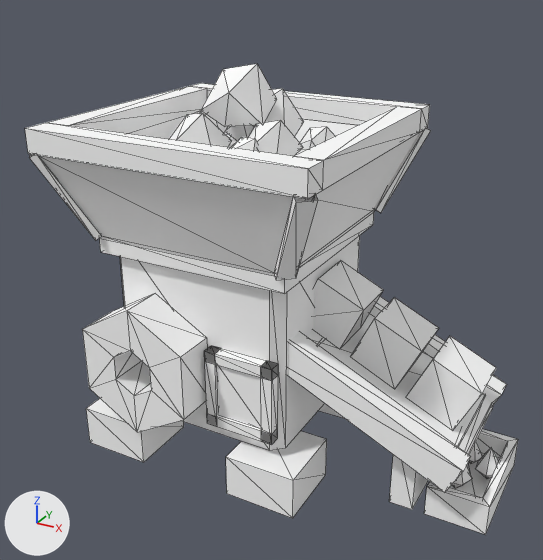
A saved change to the glTF model minescat-lowpoly/models/glb/Bld_Reworker.glb.
Both versions are drawn from a 50 mm camera at (2.08, -4.13, 3.36) aimed at (-0.18, -0.01, 1.3). The lights are fixed; the arrows at lower left show +X, +Y and +Z. The picture after the commit comes second. Mesh edges are drawn as thin lines. Vertices at exactly the same position are counted once.

Objects in the first picture: 'Bld_Reworker_Body', 'Bld_Reworker_Cube_0', 'Bld_Reworker_Cube_1', 'Bld_Reworker_Cube_2', 'Bld_Reworker_Gem_0', 'Bld_Reworker_Gem_1', 'Bld_Reworker_Gem_2', 'Bld_Reworker_Glow', 'Bld_Reworker_Heap', 'Bld_Reworker_Nut'.
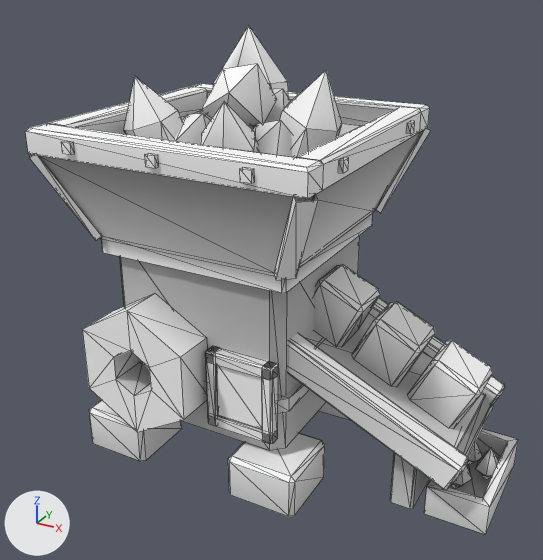
Pixel boxes (x1, y1, x2, y2) of what changed, in the pictures (543 x 560 px):
'Bld_Reworker_Body', recoloured, reshaped (darker, 13% taller): before (25, 83, 518, 535); after (25, 25, 518, 535)
'Bld_Reworker_Heap', recoloured: (173, 64, 292, 156) in both
'Bld_Reworker_Cube_2', recoloured, reshaped (6% shorter): before (406, 336, 496, 431); after (408, 340, 493, 429)
'Bld_Reworker_Cube_1', recoloured, reshaped (7% narrower, 6% shorter): before (350, 297, 439, 389); after (352, 301, 435, 387)
'Bld_Reworker_Cube_0', recoloured, reshaped (darker): before (314, 261, 384, 349); after (314, 264, 380, 347)
'Bld_Reworker_Gem_1', recoloured: (475, 448, 498, 479) in both
'Bld_Reworker_Gem_0', recoloured (darker): (452, 466, 472, 488) in both
'Bld_Reworker_Gem_2', recoloured (darker): (468, 443, 482, 464) in both
part 1 of me_bld_reworker_body_001, rebuilt: before (86, 399, 184, 462); after (89, 400, 182, 461)
part 2 of me_bld_reworker_body_001, rebuilt: before (369, 296, 507, 407); after (369, 297, 505, 405)
part 3 of me_bld_reworker_body_001, rebuilt: before (226, 431, 327, 518); after (228, 433, 325, 517)
part 4 of me_bld_reworker_body_001, rebuilt: before (99, 212, 374, 294); after (102, 213, 373, 293)
part 5 of me_bld_reworker_body_001, rebuilt (mostly hidden): before (319, 404, 344, 418); after (319, 402, 350, 420)
part 6 of me_bld_reworker_body_001, rebuilt: before (389, 455, 428, 509); after (390, 453, 429, 509)
part 7 of me_bld_reworker_body_001, rebuilt: before (288, 332, 471, 493); after (288, 333, 468, 489)
part 8 of me_bld_reworker_body_001, built on: before (25, 83, 430, 199); after (25, 25, 430, 199)
part 9 of me_bld_reworker_body_001, reshaped: before (204, 346, 278, 445); after (140, 346, 310, 444)

The change, as a diff of the scene's bpy script:
```diff
--- a/minescat-lowpoly/models/glb/Bld_Reworker.glb.py
+++ b/minescat-lowpoly/models/glb/Bld_Reworker.glb.py
@@ mat_m_palette @@
 n0 = _N.new('ShaderNodeBsdfPrincipled'); n0.name = 'Principled BSDF'
-n0.inputs[0].default_value = (1.0, 1.0, 1.0, 1.0)  # 'Base Color', white #ffffff
 n0.inputs[2].default_value = 1.0  # 'Roughness'
 n1 = _N.new('ShaderNodeOutputMaterial'); n1.name = 'Material Output'
+n2 = _N.new('ShaderNodeVertexColor'); n2.name = 'Color Attribute'
 _L.new(n0.outputs[0], n1.inputs[0])  # 'BSDF' to 'Surface'
+_L.new(n2.outputs[0], n0.inputs[0])  # 'Color' to 'Base Color'
@@ me_bld_reworker_body_001 @@
-me_bld_reworker_body_001.from_pydata(...)  # 234 vertices, 276 faces; spans x -1.51..1.48, y -0.86..1.16, z 0.0..2.36
+me_bld_reworker_body_001.from_pydata(...)  # 502 vertices, 654 faces; spans x -1.51..1.48, y -0.86..1.16, z 0.0..2.89
+# me_bld_reworker_body_001 part 1: the loose piece of 8 vertices spanning x -1.35..-0.85, y -0.7..-0.2, z 0.0..0.3 is rebuilt with 20 vertices and now spans x -1.35..-0.85, y -0.7..-0.2, z 0.0..0.3
+# me_bld_reworker_body_001 part 2: the loose piece of 8 vertices spanning x -0.2..1.33, y 0.55..0.7, z 0.34..1.22 is rebuilt with 20 vertices and now spans x -0.2..1.32, y 0.55..0.7, z 0.35..1.22
+# me_bld_reworker_body_001 part 3: the loose piece of 8 vertices spanning x -0.15..0.35, y -0.7..-0.2, z 0.0..0.3 is rebuilt with 20 vertices and now spans x -0.15..0.35, y -0.7..-0.2, z 0.0..0.3
+# me_bld_reworker_body_001 part 4: the loose piece of 8 vertices spanning x -1.2..0.2, y -0.55..0.85, z 1.5..1.62 is rebuilt with 16 vertices and now spans x -1.2..0.2, y -0.55..0.85, z 1.5..1.62
+# me_bld_reworker_body_001 part 5: the loose piece of 8 vertices spanning x -0.15..0.35, y 0.5..1.0, z 0.0..0.3 is rebuilt with 20 vertices and now spans x -0.15..0.35, y 0.5..1.0, z 0.0..0.3
+# me_bld_reworker_body_001 part 6: the loose piece of 8 vertices spanning x 0.84..1.0, y -0.25..0.55, z 0.0..0.57 is rebuilt with 16 vertices and now spans x 0.84..1.0, y -0.25..0.55, z 0.0..0.57
+# me_bld_reworker_body_001 part 7: the loose piece of 8 vertices spanning x -0.2..1.33, y -0.4..-0.24, z 0.34..1.22 is rebuilt with 20 vertices and now spans x -0.2..1.32, y -0.4..-0.24, z 0.35..1.22
+# me_bld_reworker_body_001 part 8: 1 vertex moved from x 0.47, y 0.94, z 2.36 to x 0.47, y 0.94, z 2.34; 14 vertices removed from x -1.47..0.47, y -0.82..1.12, z 2.36; 138 vertices added at x -1.5..0.49, y -0.84..1.12, z 1.72..2.89
+# me_bld_reworker_body_001 part 9: 6 vertices moved from x -0.29..0.13, y -0.58..-0.5, z 0.42..0.98 to x -0.29..0.13, y -0.57..-0.5, z 0.42..0.97; 12 vertices removed from x -0.37..0.13, y -0.58..-0.5, z 0.42..0.98; 68 vertices added at x -1.22..0.19, y -0.58..0.84, z 0.42..0.98
+# other edits to the shape of me_bld_reworker_body_001 do not show in these pictures
 me_bld_reworker_body_001.materials.append(mat_m_palette)
@@ me_bld_reworker_cube_0_001 @@
-me_bld_reworker_cube_0_001.from_pydata(...)  # 8 vertices, 10 faces; spans x -0.163..0.317, y -0.18..0.18, z -0.077..0.402
+me_bld_reworker_cube_0_001.from_pydata(...)  # 20 vertices, 30 faces; spans x -0.163..0.304, y -0.18..0.18, z -0.077..0.39
+# me_bld_reworker_cube_0_001 part 10: the whole mesh is rebuilt
 me_bld_reworker_cube_0_001.materials.append(mat_m_palette)
@@ me_bld_reworker_cube_1_001 @@
-me_bld_reworker_cube_1_001.from_pydata(...)  # 8 vertices, 10 faces; spans x -0.163..0.317, y -0.18..0.18, z -0.077..0.402
+me_bld_reworker_cube_1_001.from_pydata(...)  # 20 vertices, 30 faces; spans x -0.163..0.304, y -0.18..0.18, z -0.077..0.39
+# me_bld_reworker_cube_1_001 part 11: the whole mesh is rebuilt
 me_bld_reworker_cube_1_001.materials.append(mat_m_palette)
@@ me_bld_reworker_cube_2_001 @@
-me_bld_reworker_cube_2_001.from_pydata(...)  # 8 vertices, 10 faces; spans x -0.163..0.317, y -0.18..0.18, z -0.077..0.402
+me_bld_reworker_cube_2_001.from_pydata(...)  # 20 vertices, 30 faces; spans x -0.163..0.304, y -0.18..0.18, z -0.077..0.39
+# me_bld_reworker_cube_2_001 part 12: the whole mesh is rebuilt
 me_bld_reworker_cube_2_001.materials.append(mat_m_palette)
@@ me_bld_reworker_nut_001 @@
 me_bld_reworker_nut_001.from_pydata(...)  # 24 vertices, 36 faces; spans x -0.4..0.4, y -0.15..0.15, z -0.462..0.462
+# me_bld_reworker_nut_001 part 13: vertex colours changed
 me_bld_reworker_nut_001.materials.append(mat_m_palette)
```
